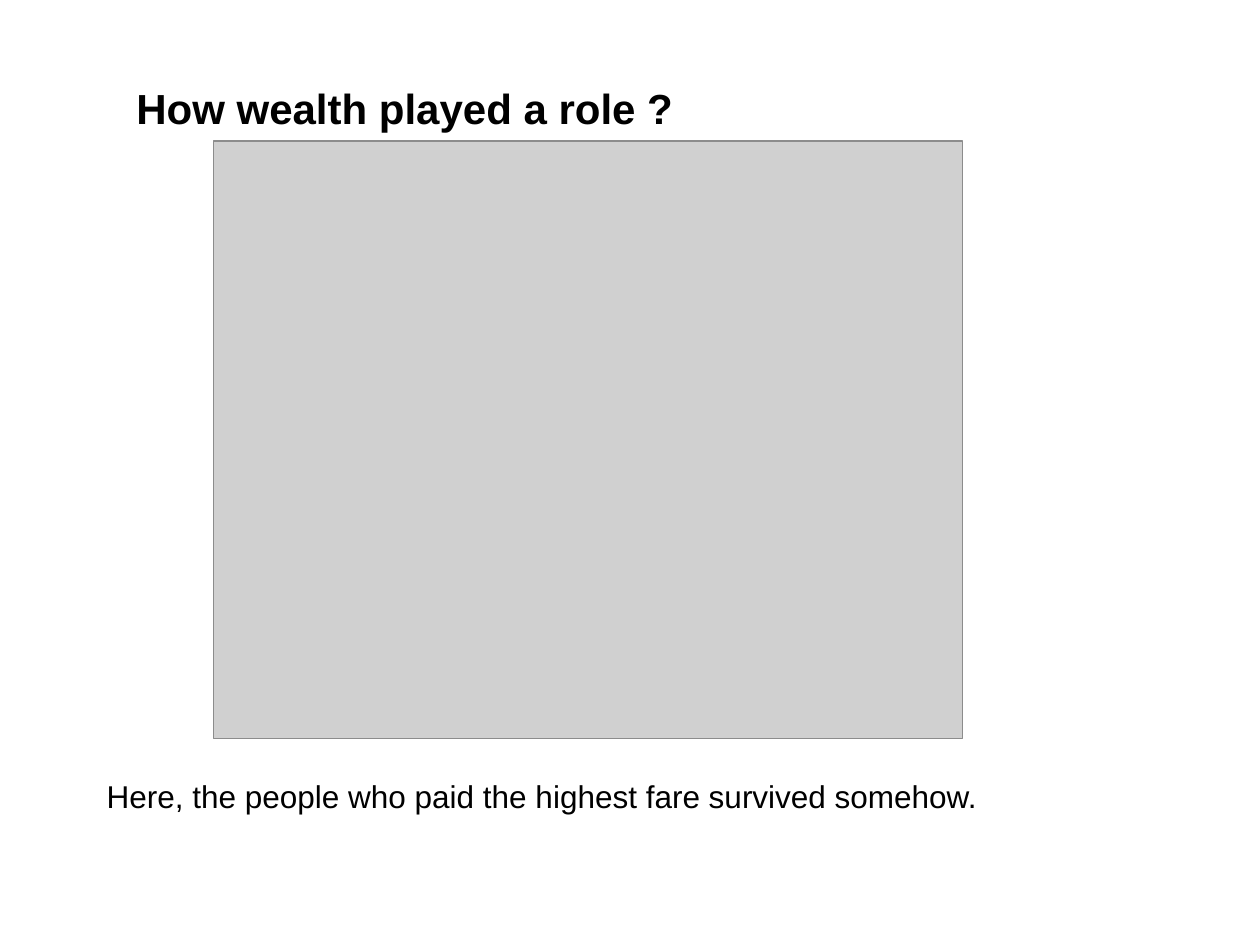
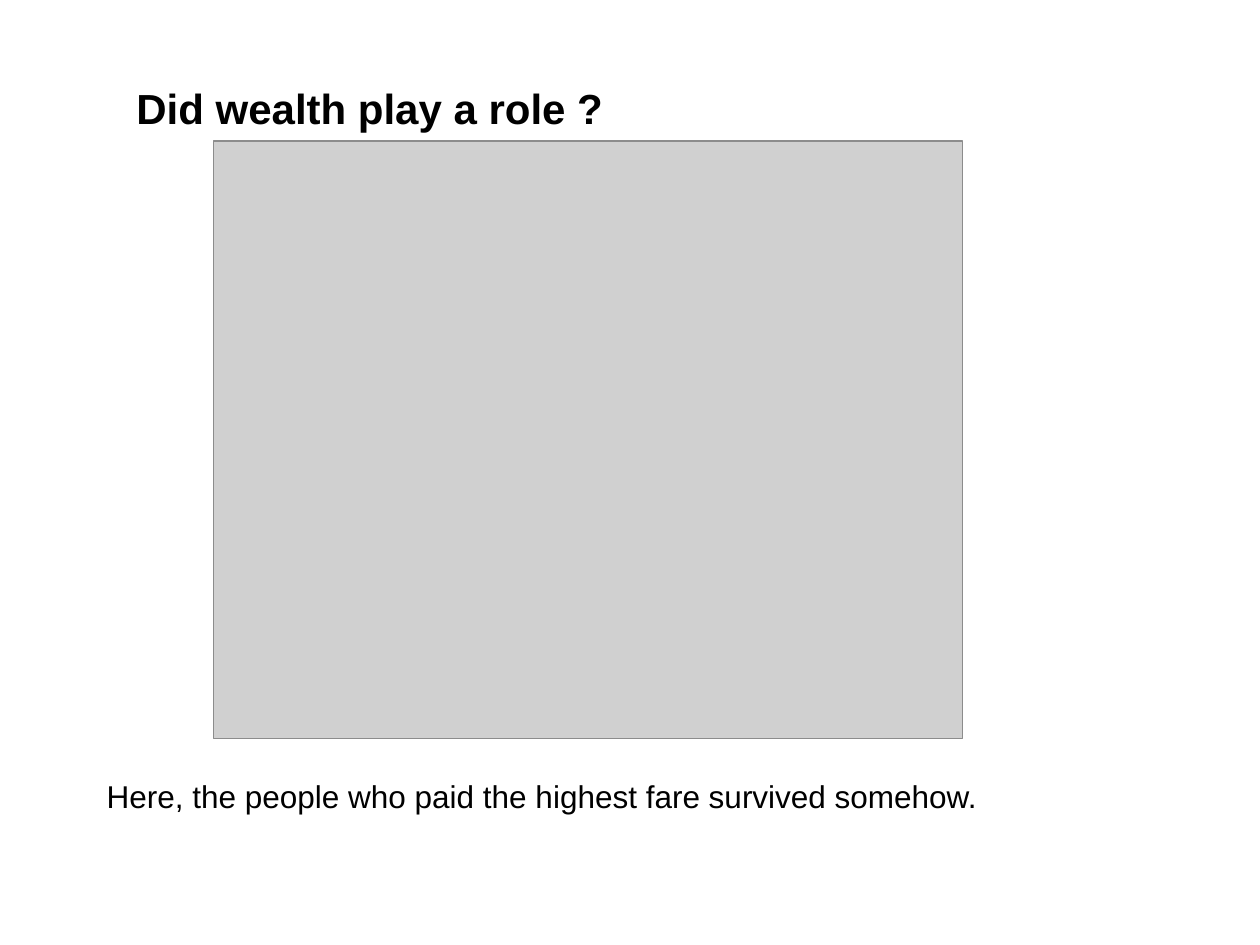
Before and after one commit to Vignesh-H-Space/Learning, a slide deck: slide 8 of ProITBridge/Python/Tasks/Chapter5_DataVisualization/Titanic Dataset .ppt. Drawn at 1260x945 pixels with LibreOffice and Linux fonts; fonts in the diff are those of the drawing; grey boxes stand for pictures. Boxes give left, top, right and bottom in pixels: in the first picture for what was removed or moved away, otherwise in the second. Text is boxed around its words. In the diff, an @@ line names an element or a change of style, - is before the commit and + after.

Commit message:
Titanic Dataset Insights - PPT

```diff
--- a/ProITBridge/Python/Tasks/Chapter5_DataVisualization/Titanic Dataset .ppt
+++ b/ProITBridge/Python/Tasks/Chapter5_DataVisualization/Titanic Dataset .ppt
@@ text at box(136, 93, 566, 132): text changed @@
-How wealth played a role ?
+Did wealth play a role ?
```
